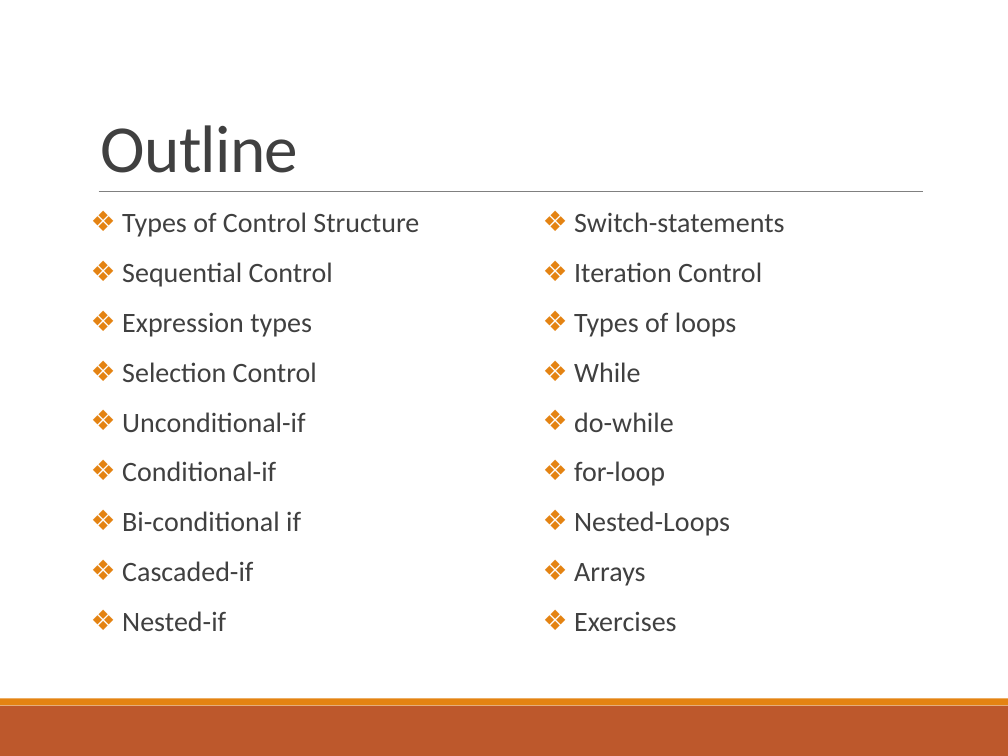
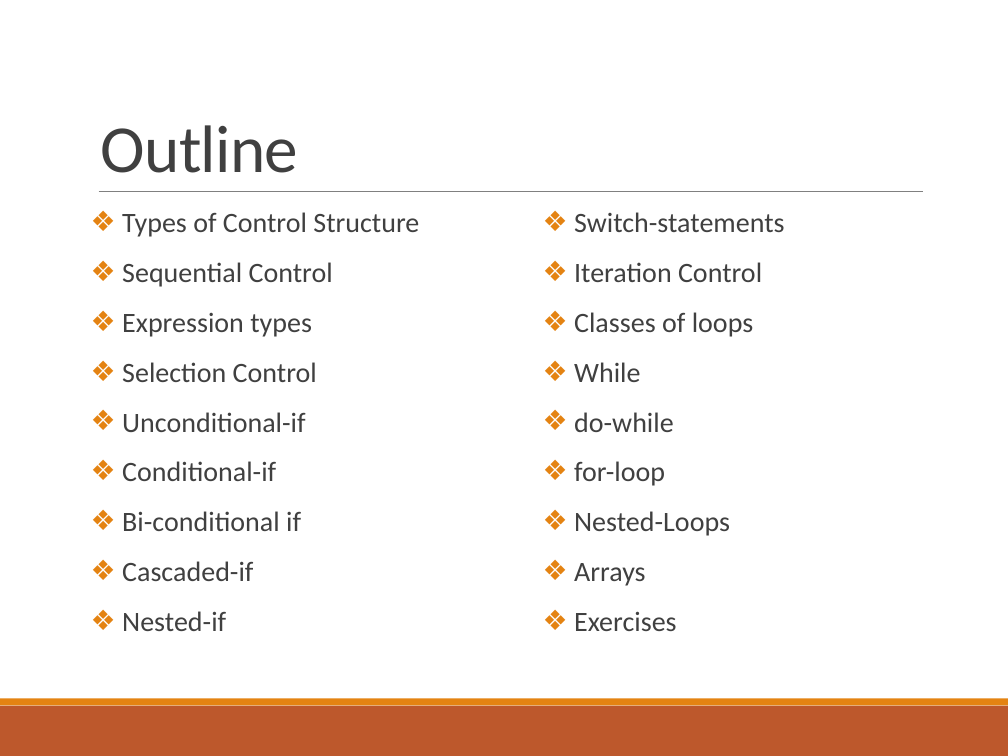
Before and after one commit to deeperj/dillinger, a slide deck: slide 2 of thesis/ukapp2/wqu_isc/sofware_design/Lesson 2 - Java.pptx. Drawn at 1008x756 pixels with LibreOffice and Linux fonts; fonts in the diff are those of the drawing. Boxes give left, top, right and bottom in pixels: in the first picture for what was removed or moved away, otherwise in the second. Text is boxed around its words. In the diff, an @@ line names an element or a change of style, - is before the commit and + after.

```diff
--- a/thesis/ukapp2/wqu_isc/sofware_design/Lesson 2 - Java.pptx
+++ b/thesis/ukapp2/wqu_isc/sofware_design/Lesson 2 - Java.pptx
@@ text at (x1=574, y1=312, x2=754, y2=337): text changed @@
-❖ Types of loops
+❖ Classes of loops
```
Also in this commit, not shown: 2 other slides changed, 12 slides added, 10 slides removed, 5 other files.
